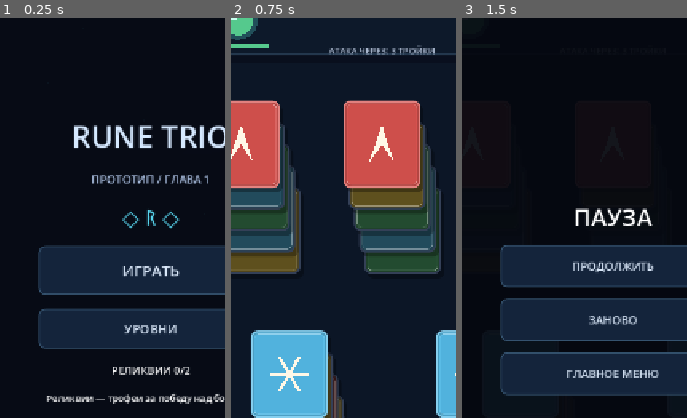
Above: before the commit, frames 1-3 (left to right).
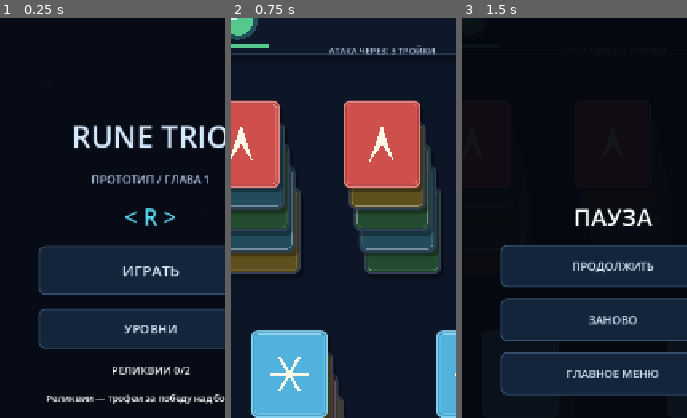
Above: after the commit, the same moments.

Repository: momoshko/rune_trio
Game: Godot game, scene res://scenes/main/main.tscn
The game is run twice, just before and just after one commit, with the same random seed, the same clock (stepped at 60 frames per second) and the same inputs.
Inputs:
- Up to frame 1 (0.25 s): no input
- Up to frame 2 (0.75 s): click "ИГРАТЬ" at 0.5 s
- Up to frame 3 (1.5 s): click "ПАУЗА" at 1.25 s
The pictures show only the part of the screen within x 16-66%, y 15-65%; the shares and areas given below are measured in that part.

The runs differ from the first frame. In frame 1, 0.5% of the frame differs, in the area x 54-80%, y 47-53%; in frame 2, nothing differs; in frame 3, nothing differs.

Commit message:
Disable hover SFX and fix Web menu symbols

Diff:
--- a/scenes/main/main.tscn
+++ b/scenes/main/main.tscn
@@ -167,7 +167,7 @@
 layout_mode = 2
 theme_override_colors/font_color = Color(0.35, 0.85, 0.95, 1)
 theme_override_font_sizes/font_size = 36
-text = "◇ ᚱ ◇"
+text = "< R >"
 horizontal_alignment = 1
 
 [node name="Play" type="Button" parent="MainMenu/Center/Panel" unique_id=798315164]
--- a/scripts/ui/game_view.gd
+++ b/scripts/ui/game_view.gd
@@ -140,7 +140,7 @@
 	for child in root.get_children():
 		if child is Button:
 			child.button_down.connect(audio.unlock_audio)
-			child.mouse_entered.connect(animate_button.bind(child, 1.025, audio.button_hover))
+			child.mouse_entered.connect(animate_button.bind(child, 1.025, null))
 			child.mouse_exited.connect(animate_button.bind(child, 1.0, null))
 			var press_stream:AudioStream=audio.level_select if child.get_meta("sfx_kind","")=="level_select" else (audio.button_back if child.name in ["Back","Menu"] else audio.button_click)
 			child.button_down.connect(animate_button.bind(child, 0.975, press_stream))
--- a/tests/audio_sfx_tests.gd
+++ b/tests/audio_sfx_tests.gd
@@ -14,7 +14,8 @@
 	root.add_child(scene)
 	await process_frame
 	var audio = scene.audio
-	check(audio.button_hover and audio.button_click and audio.button_back and audio.level_select, "UI streams are assigned")
+	check(audio.button_click and audio.button_back and audio.level_select, "active UI streams are assigned")
+	check(audio.button_hover == null, "UI hover sound is intentionally disabled")
 	check(audio.victory and audio.defeat and audio.relic_unlock and audio.boss_intro, "flow streams are assigned")
 	check(audio.sfx_player.bus == "SFX" and audio.music_player.bus == "Music", "players use separate buses")
 	audio.play_sfx(null)
@@ -39,7 +40,7 @@
 	play_button.button_down.emit()
 	check(audio.sfx_player.stream == audio.button_click, "ordinary button uses ui_click")
 	play_button.mouse_entered.emit()
-	check(audio.sfx_player.stream == audio.button_hover, "ordinary button hover uses ui_hover")
+	check(audio.sfx_player.stream == audio.button_click, "button hover does not play another sound")
 	scene.game.play()
 	await process_frame
 	scene.previous_state = "playing";scene.game.state = "won";scene.update_view()
Not shown, changed: build/web/index.html
Not shown, changed: build/web/index.pck
